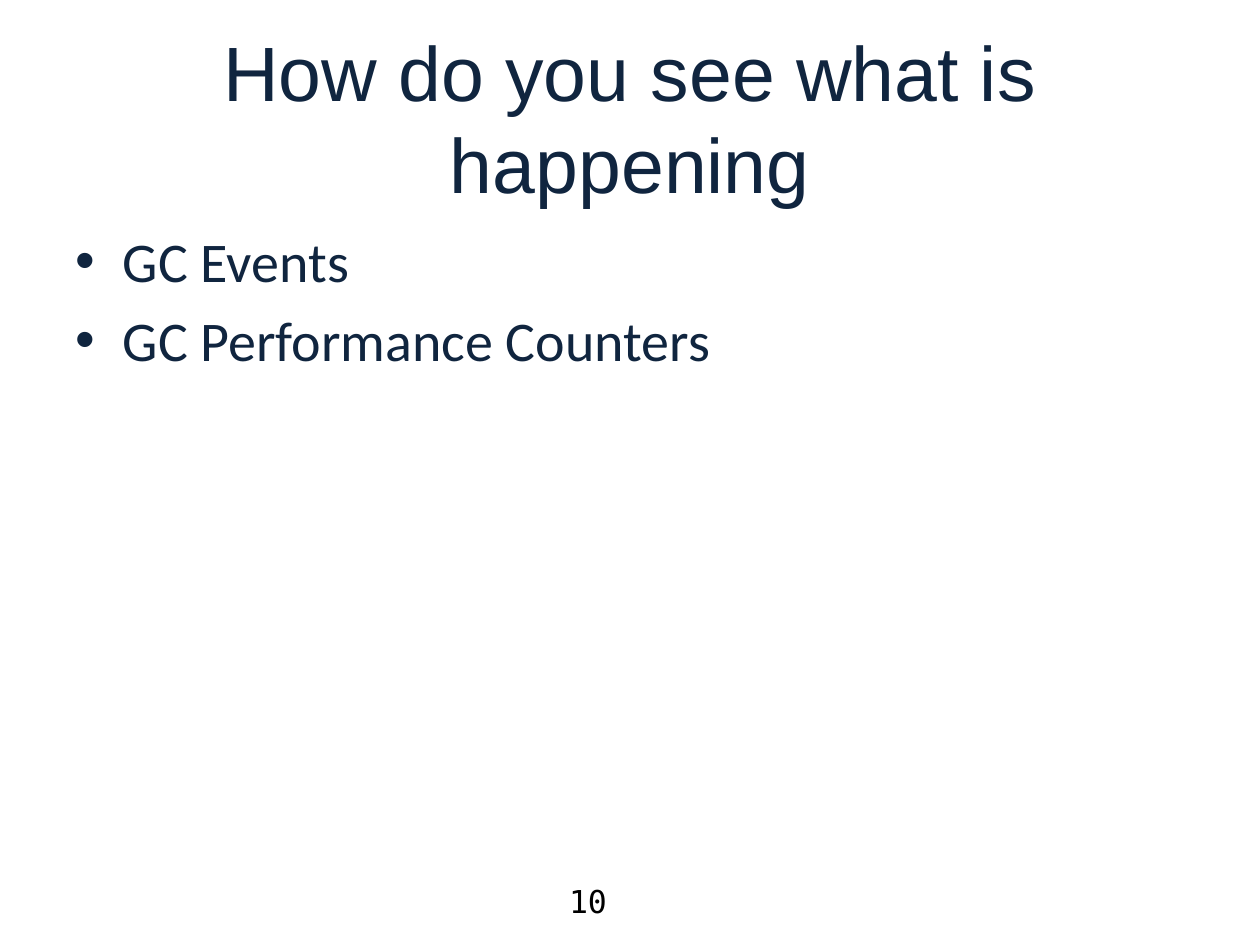
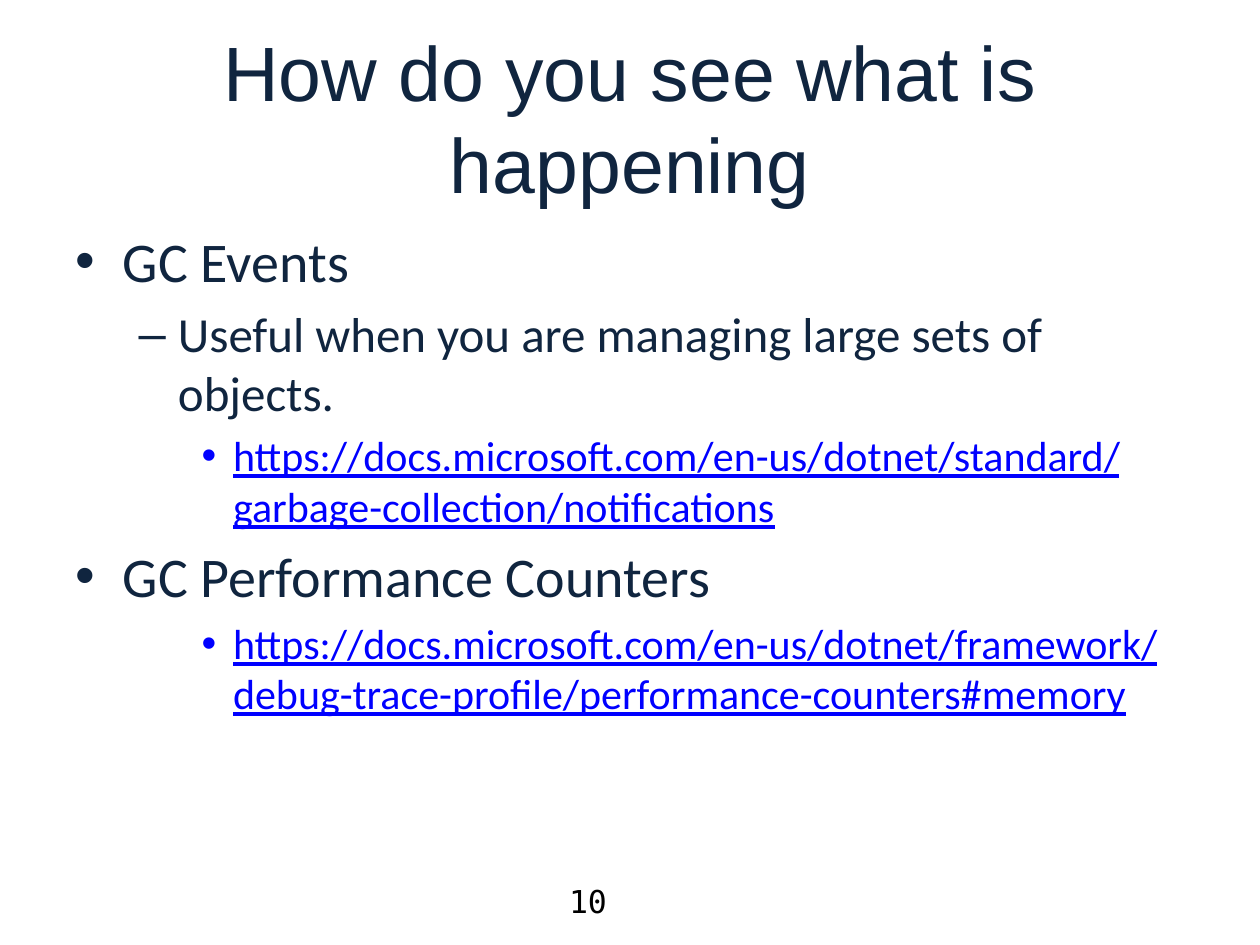
Before and after one commit to swageblock/DotNetMemoryManagementDemos, a slide deck: slide 10 of MOBettaMemory.pptx. Drawn at 1260x945 pixels with LibreOffice and Linux fonts; fonts in the diff are those of the drawing; background and template pictures are left out. Boxes give left, top, right and bottom in pixels: in the first picture for what was removed or moved away, otherwise in the second. Text is boxed around its words. In the diff, an @@ line names an element or a change of style, - is before the commit and + after.

```diff
--- a/MOBettaMemory.pptx
+++ b/MOBettaMemory.pptx
@@ text at (x1=178, y1=318, x2=1120, y2=530): paragraphs added @@
+  – Useful when you are managing large sets of objects.
+    • https://docs.microsoft.com/en-us/dotnet/standard/garbage-collection/notifications
@@ text at (x1=233, y1=629, x2=1157, y2=717): paragraph added @@
+    • https://docs.microsoft.com/en-us/dotnet/framework/debug-trace-profile/performance-counters#memory
```
Also in this commit, not shown: 7 other slides changed, 32 other files.
